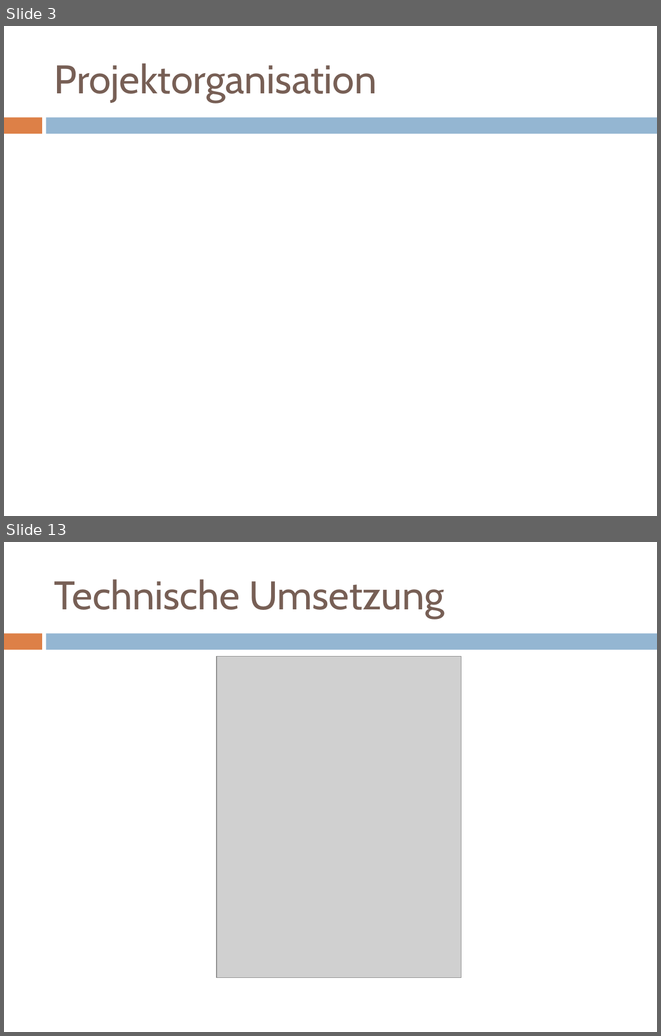
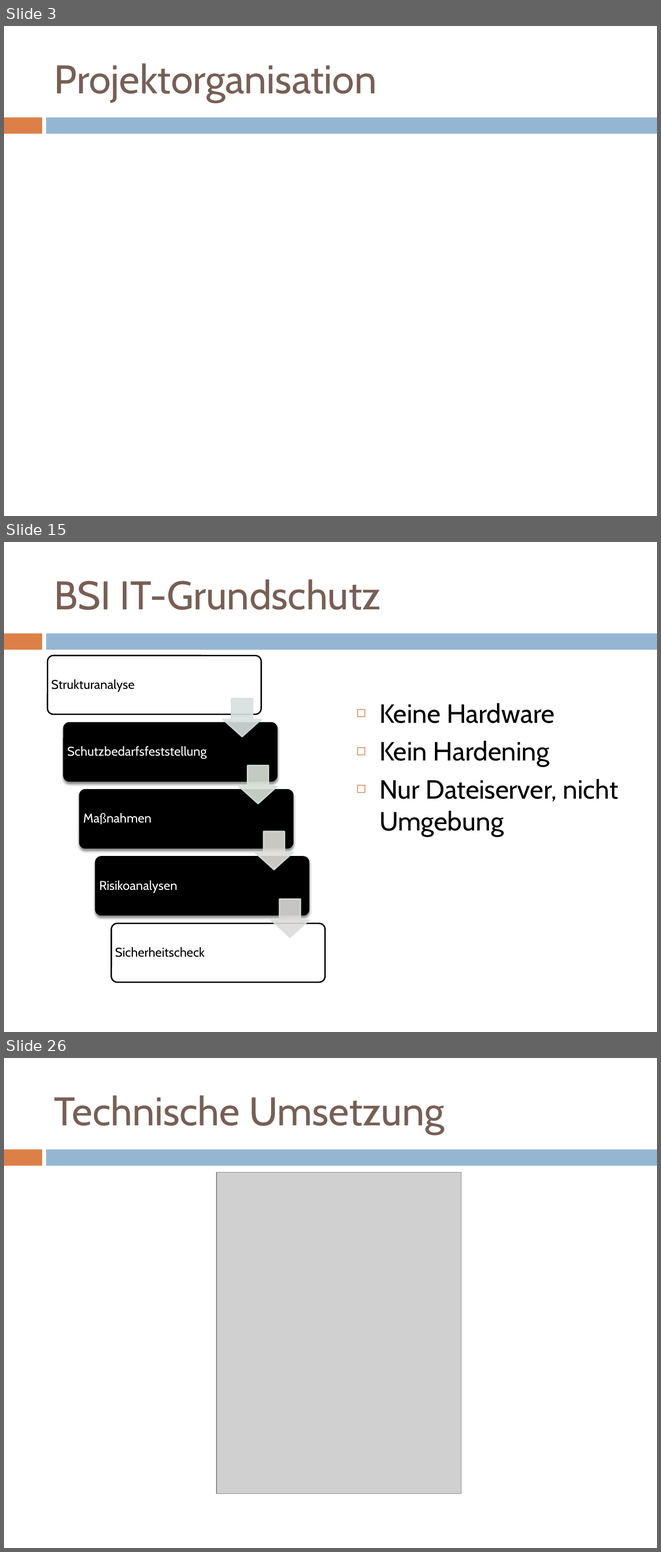
Before and after one commit to mvw/Wilddiebe10, a slide deck: keynote/praesentation.pptx. Shown one above the other, each under a label of ours: slides 3 and 13 before the commit, slides 3, 15 and 26 after it; the slides between them are not shown. The pictures are 661x1036 and 661x1552 pixels, drawn with LibreOffice and Linux fonts; fonts in the diff are those of the drawing; grey boxes stand for pictures. Boxes give left, top, right and bottom in pixels: in the first picture for what was removed or moved away, otherwise in the second. Text is boxed around its words. In the diff, an @@ line names an element or a change of style, - is before the commit and + after.

```diff
--- a/keynote/praesentation.pptx
+++ b/keynote/praesentation.pptx
@@ slide 15 added at (4, 542, 657, 1032), background #FFFFFF; not listed: 2 template elements that a slide beside it also shows @@
@@ title added at (54, 579, 381, 610), 44 pt, text #775F55 @@
+BSI IT-Grundschutz
@@ text added at (379, 703, 618, 836), 29 pt, text #000000 @@
+◻ Keine Hardware
+◻ Kein Hardening
+◻ Nur Dateiserver, nicht Umgebung
@@ group added at (48, 655, 325, 982): 5 rounded rectangles, 5 texts, 4 down arrows @@
+Strukturanalyse
+Schutzbedarfsfeststellung
+Maßnahmen
+Risikoanalysen
+Sicherheitscheck
@@ what was slide 13 is now slide 26 @@
```
Also in this commit, not shown: 7 slides changed, 14 other slides added, 1 slide removed, 1 other file.
